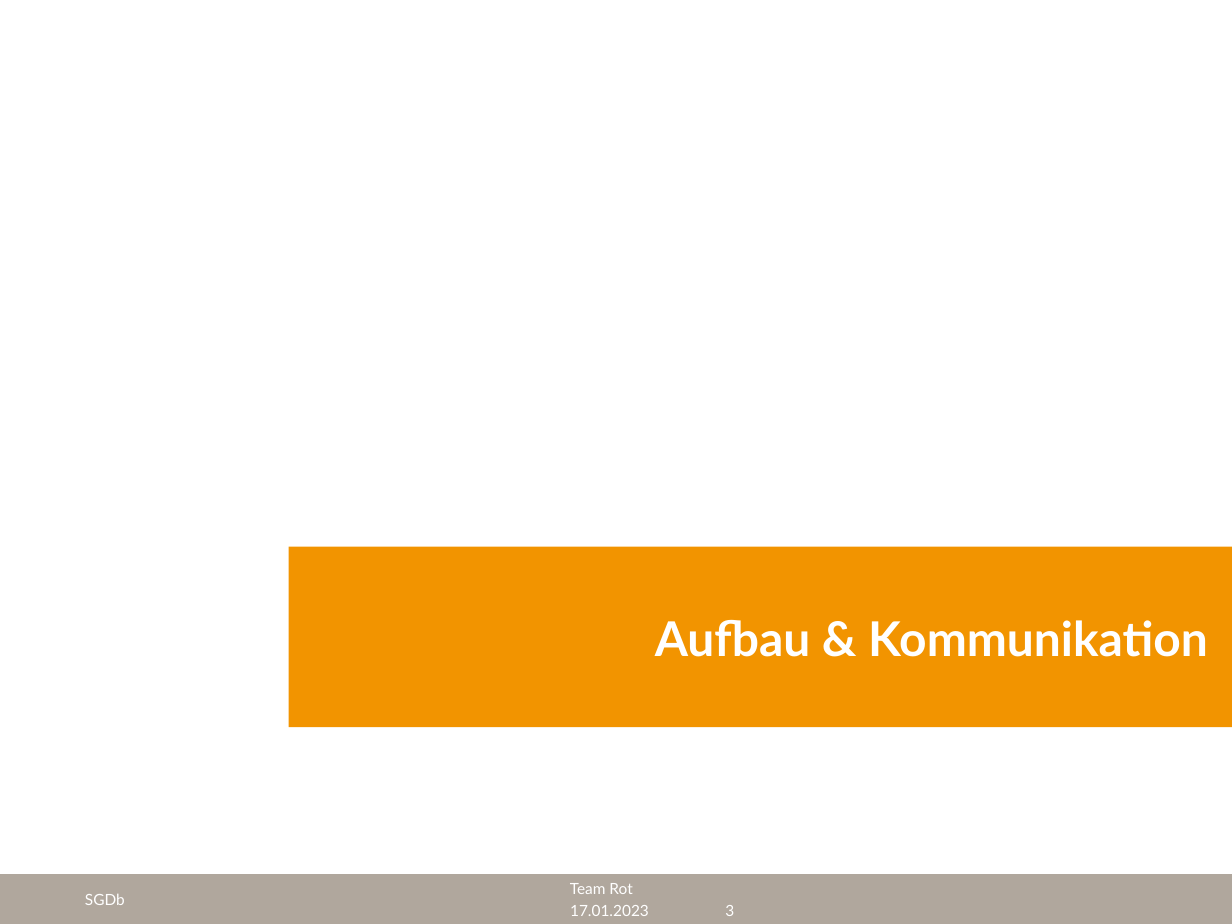
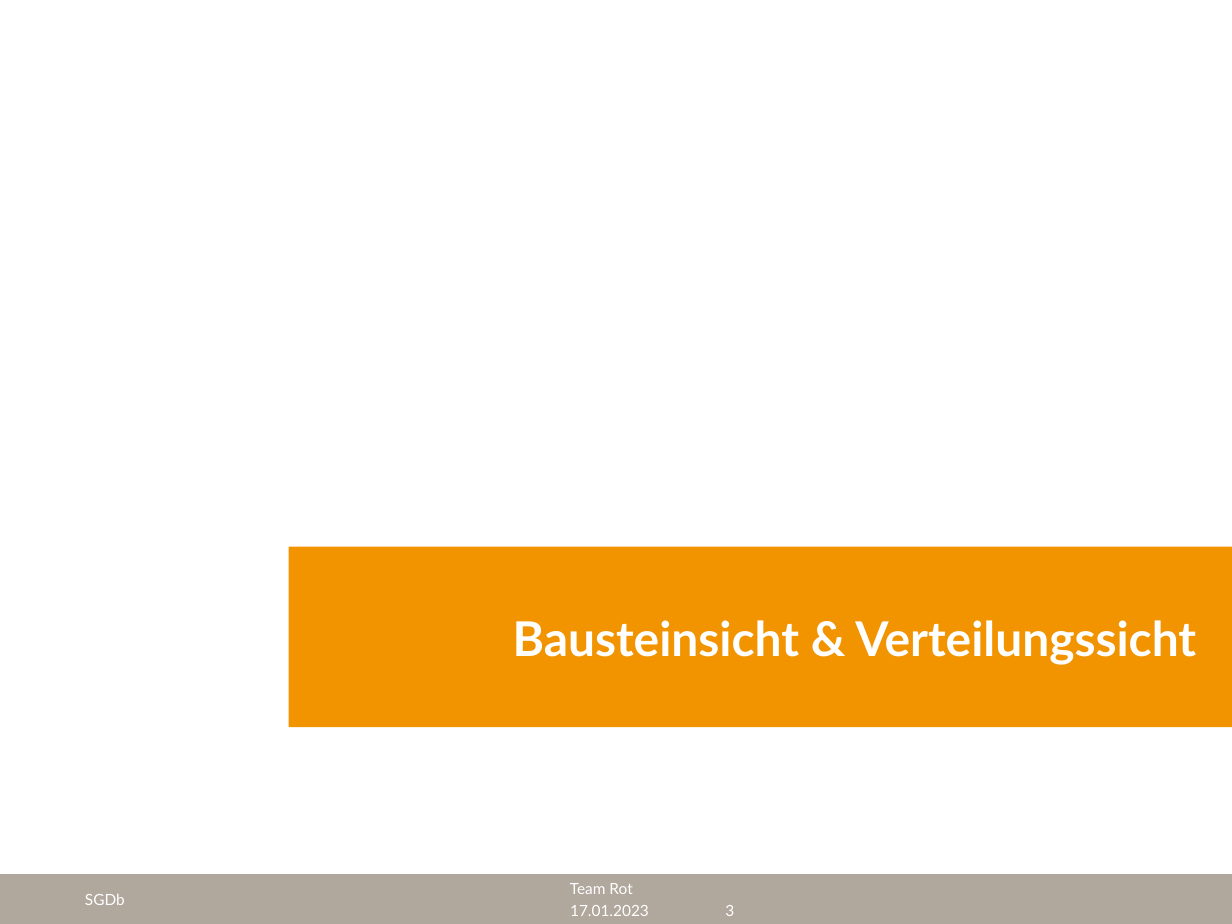
Before and after one commit to cyberlytics/SGDb, a slide deck: slide 3 of sys_doc/presentation/20230117_TeamRot_Ergebnis.pptx. Drawn at 1232x924 pixels with LibreOffice and Linux fonts; fonts in the diff are those of the drawing; background and template pictures are left out. Boxes give left, top, right and bottom in pixels: in the first picture for what was removed or moved away, otherwise in the second. Text is boxed around its words. In the diff, an @@ line names an element or a change of style, - is before the commit and + after.

```diff
--- a/sys_doc/presentation/20230117_TeamRot_Ergebnis.pptx
+++ b/sys_doc/presentation/20230117_TeamRot_Ergebnis.pptx
@@ title at box(513, 620, 1196, 665): text changed @@
-Aufbau & Kommunikation
+Bausteinsicht & Verteilungssicht
```
Also in this commit, not shown: 2 other slides changed, 1 slide added.
